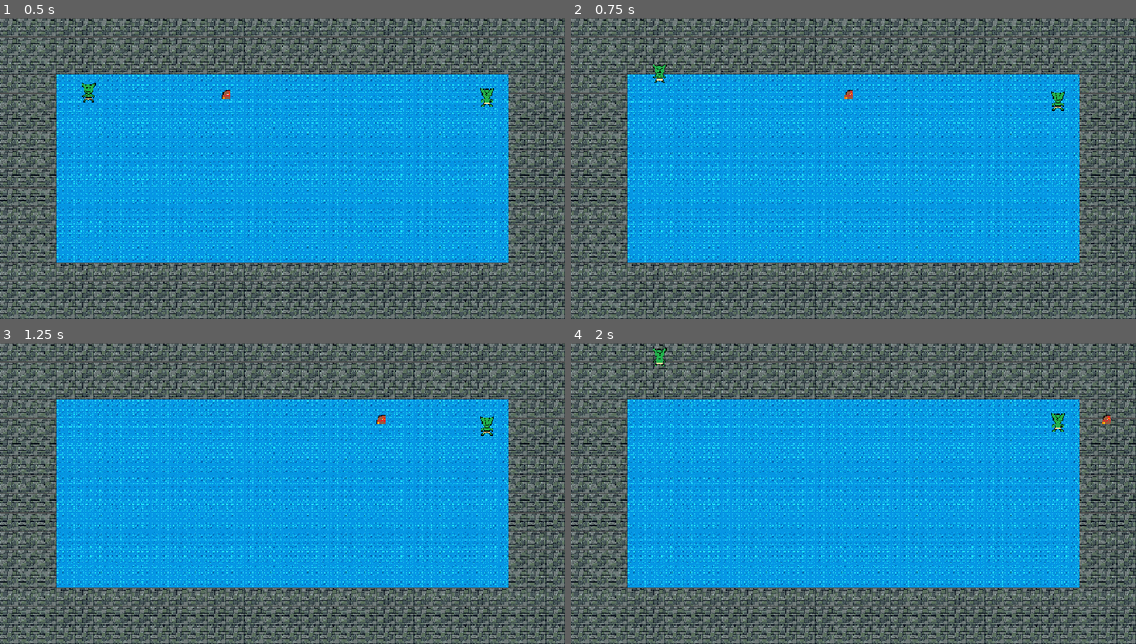
Above: before the commit, frames 1-4 (two rows, left to right).
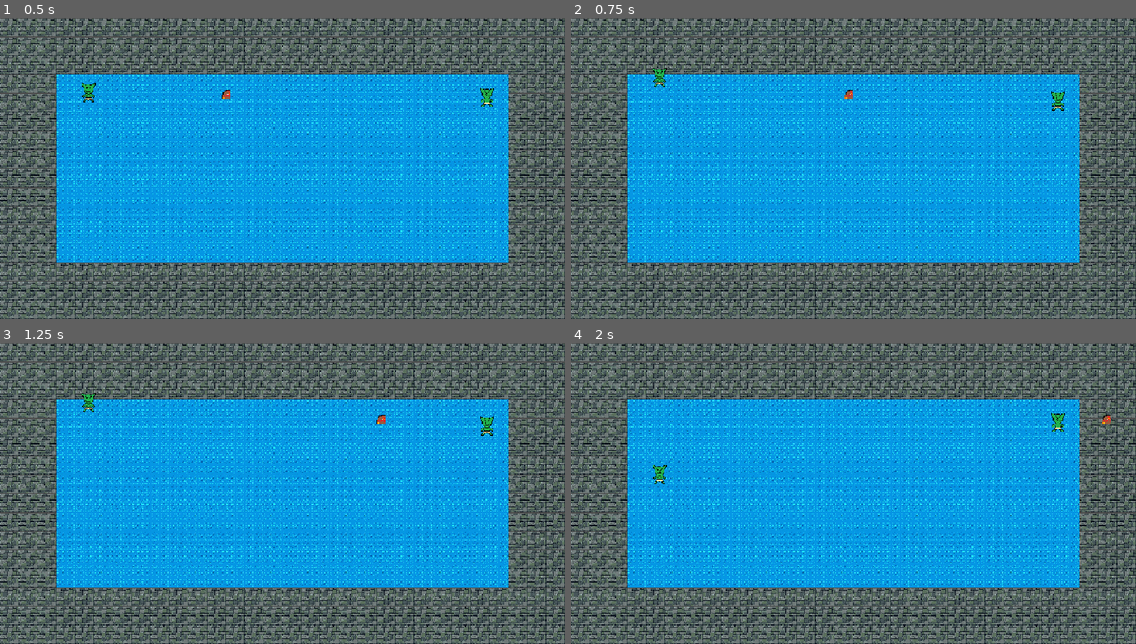
Above: after the commit, the same moments.

Repository: Zelloe/mage-frogs
Game: Godot game, scene res://scenes/game/game.tscn
Two runs of this game, one before a commit and one after it. Both use one fixed random seed, a clock stepped at 60 frames per second and the inputs below.
Inputs:
- Up to frame 1 (0.5 s): no input
- Up to frame 2 (0.75 s): hold W (p1_up) from 0.53 s (still down); tap Down (p2_down) at 0.6 s
- Up to frame 3 (1.25 s): keep holding W (p1_up)
- Up to frame 4 (2 s): release W (p1_up) at 1.28 s; hold S (p1_down) from 1.28 s (still down); tap Up (p2_up) at 1.35 s

Frame 1 is identical in both runs. In frame 2, 0.1% of the frame differs, in the area x 14-17%, y 15-23%; in frame 3, 0.1%; in frame 4, 0.2%, in the area x 14-17%, y 1-47%.

Commit message:
Add vertical position clamping in movement logic
Clamp the player's vertical position to stay within specified bounds.

Diff:
--- a/scenes/players/movement.gd
+++ b/scenes/players/movement.gd
@@ -24,6 +24,7 @@
 
 	velocity.y = move_toward(velocity.y, target_velocity, rate * delta)
 	move_and_slide()
+	position.y = clamp(position.y, -155, 140)
 
 func _on_projectile_collider_body_entered(body):
 	print("Collision detected with: ", body.name)
